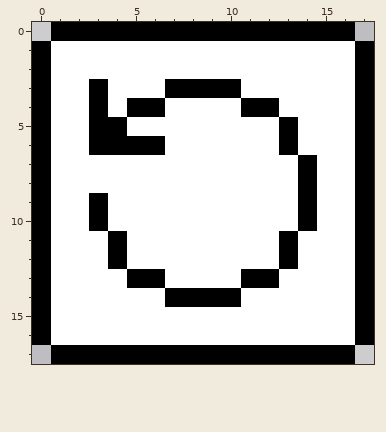
A pixel-art file gets an edit: Assets/Prefabs/restart.aseprite. That is the earlier state.
18x18 pixels, 1 frame.
The result:
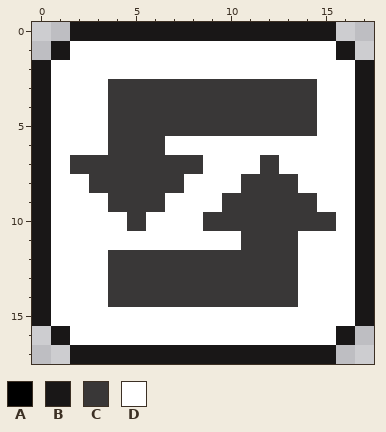
Palette (. is transparent): A #000000  B #191717  C #393737  D #ffffff
Changes in this commit:
y 0: x 1..16 AAAAAAAAAAAAAAAA -> .BBBBBBBBBBBBBB.
y 1: x 0..1 AD -> .B; x 16..17 DA -> B.
y 2: x 0 A -> B; x 17 A -> B
y 3: x 0 A -> B; x 3..14 ADDDAAAADDDD -> DCCCCCCCCCCC; x 17 A -> B
y 4: x 0 A -> B; x 3..14 ADAADDDDAADD -> DCCCCCCCCCCC; x 17 A -> B
y 5: x 0 A -> B; x 3..14 AADDDDDDDDAD -> DCCCCCCCCCCC; x 17 A -> B
y 6: x 0 A -> B; x 3..6 AAAA -> DCCC; x 13 A -> D; x 17 A -> B
y 7: x 0 A -> B; x 2..8 DDDDDDD -> CCCCCCC; x 12 D -> C; x 14 A -> D; x 17 A -> B
y 8: x 0 A -> B; x 3..7 DDDDD -> CCCCC; x 11..14 DDDA -> CCCD; x 17 A -> B
y 9: x 0 A -> B; x 3..6 ADDD -> DCCC; x 10..14 DDDDA -> CCCCC; x 17 A -> B
y 10: x 0 A -> B; x 3 A -> D; x 5 D -> C; x 9..15 DDDDDAD -> CCCCCCC; x 17 A -> B
y 11: x 0 A -> B; x 4 A -> D; x 11..13 DDA -> CCC; x 17 A -> B
y 12: x 0 A -> B; x 4..13 ADDDDDDDDA -> CCCCCCCCCC; x 17 A -> B
y 13: x 0 A -> B; x 4..13 DAADDDDAAD -> CCCCCCCCCC; x 17 A -> B
y 14: x 0 A -> B; x 4..13 DDDAAAADDD -> CCCCCCCCCC; x 17 A -> B
y 15: x 0 A -> B; x 17 A -> B
y 16: x 0..1 AD -> .B; x 16..17 DA -> B.
y 17: x 1..16 AAAAAAAAAAAAAAAA -> .BBBBBBBBBBBBBB.
Boxes around the changes in both pictures, in picture pixels (x1, y1, x2, y2):
changed: (32, 22, 374, 364)
